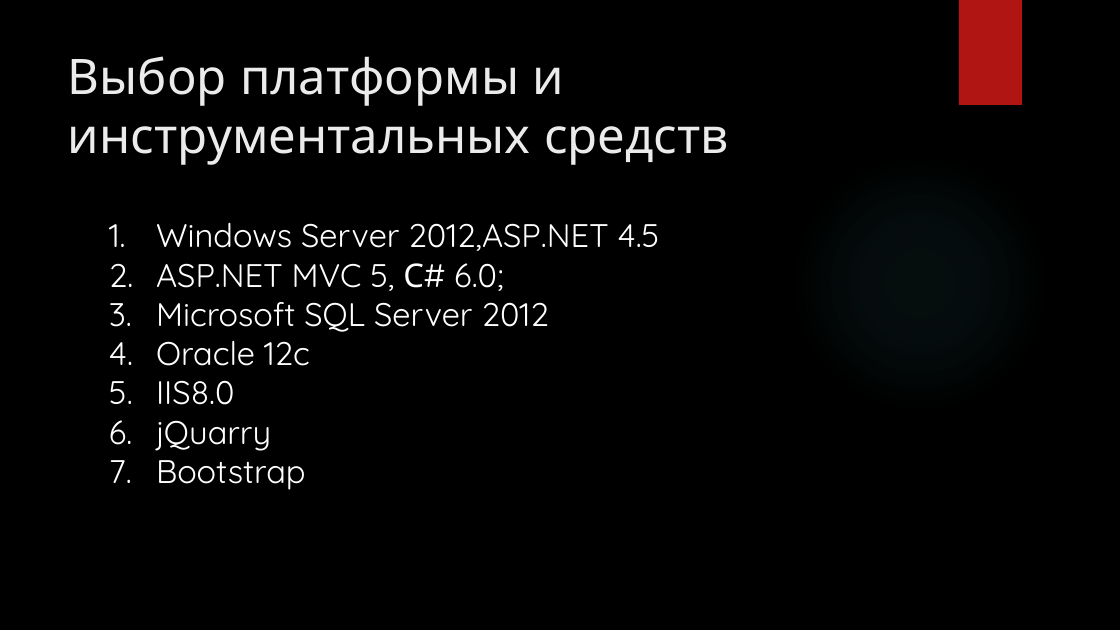
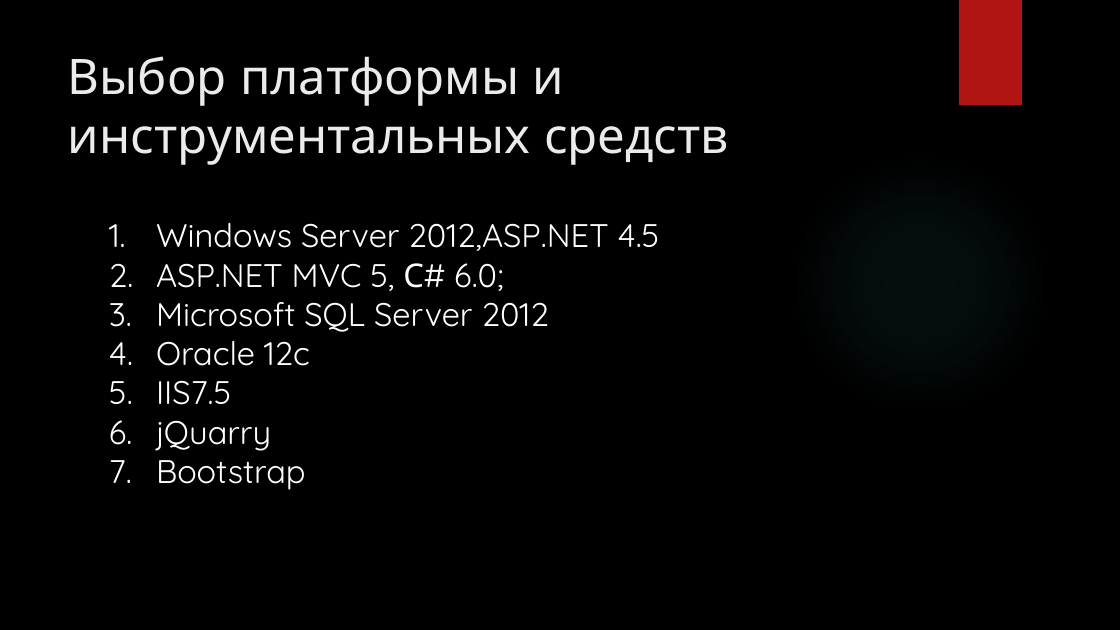
Before and after one commit to KoTDusic/diplom, a slide deck: slide 3 of документация/Пояснительная записка/презентация.pptx. Drawn at 1120x630 pixels with LibreOffice and Linux fonts; fonts in the diff are those of the drawing; background and template pictures are left out. Boxes give left, top, right and bottom in pixels: in the first picture for what was removed or moved away, otherwise in the second. Text is boxed around its words. In the diff, an @@ line names an element or a change of style, - is before the commit and + after.

```diff
--- a/документация/Пояснительная записка/презентация.pptx
+++ b/документация/Пояснительная записка/презентация.pptx
@@ text at (x1=156, y1=380, x2=231, y2=405): text changed @@
-5. IIS8.0
+5. IIS7.5
```
Also in this commit, not shown: 2 other files.
